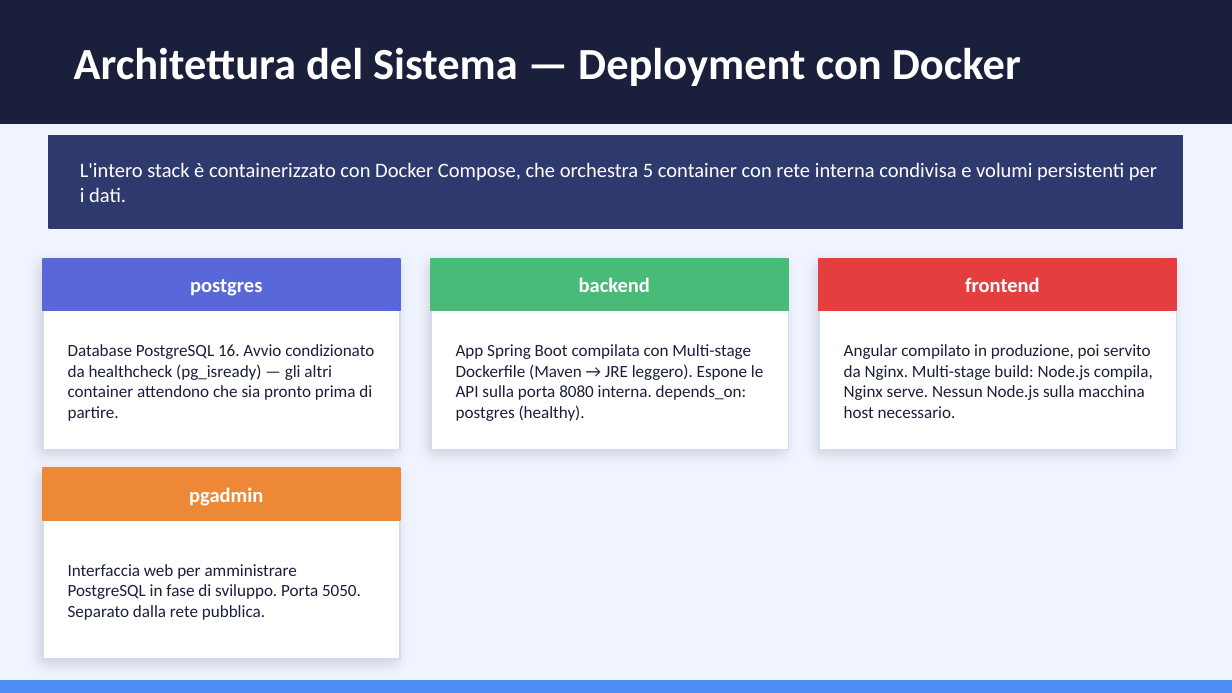
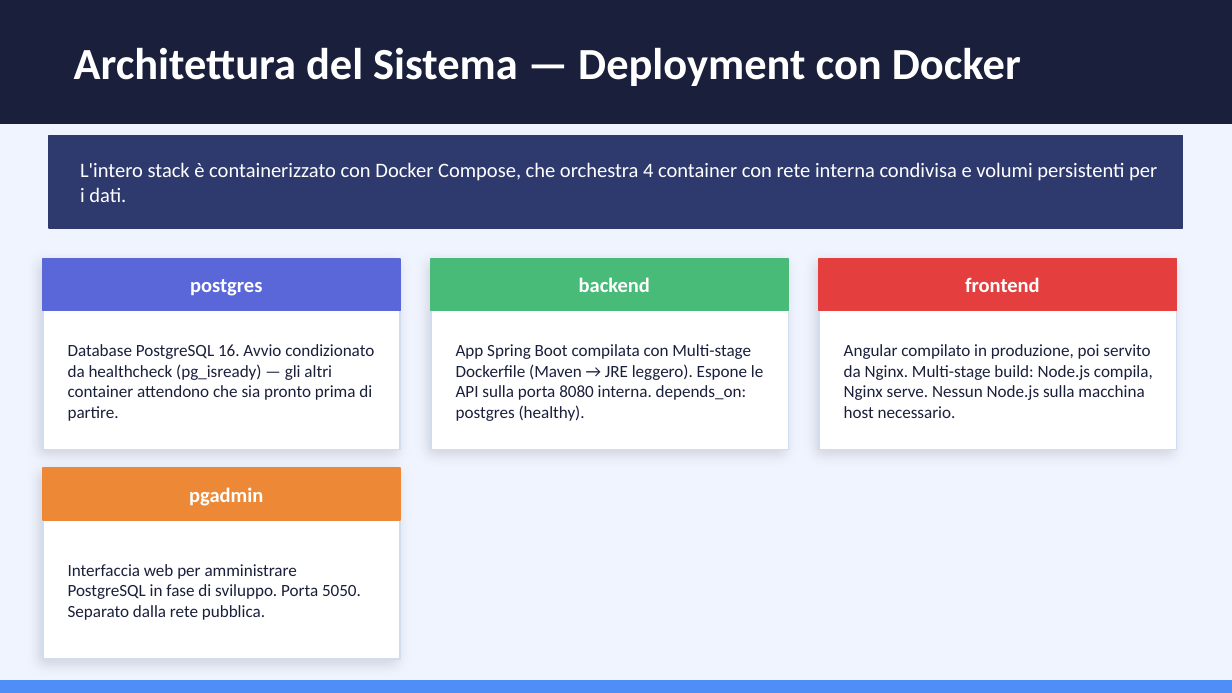
Before and after one commit to fabpadulano-unina/BugBoard26, a slide deck: slide 7 of Documentazione/Documentazione finale/BugBoard26.pptx. Drawn at 1232x693 pixels with LibreOffice and Linux fonts; fonts in the diff are those of the drawing. Boxes give left, top, right and bottom in pixels: in the first picture for what was removed or moved away, otherwise in the second. Text is boxed around its words. In the diff, an @@ line names an element or a change of style, - is before the commit and + after.

Commit message:
fix presentazione

```diff
--- a/Documentazione/Documentazione finale/BugBoard26.pptx
+++ b/Documentazione/Documentazione finale/BugBoard26.pptx
@@ text at (x1=80, y1=162, x2=1157, y2=202): text changed @@
-L'intero stack è containerizzato con Docker Compose, che orchestra 5 container con rete interna condivisa e volumi persistenti per i dati.
+L'intero stack è containerizzato con Docker Compose, che orchestra 4 container con rete interna condivisa e volumi persistenti per i dati.
```
Also in this commit, not shown: 1 other slide changed.
